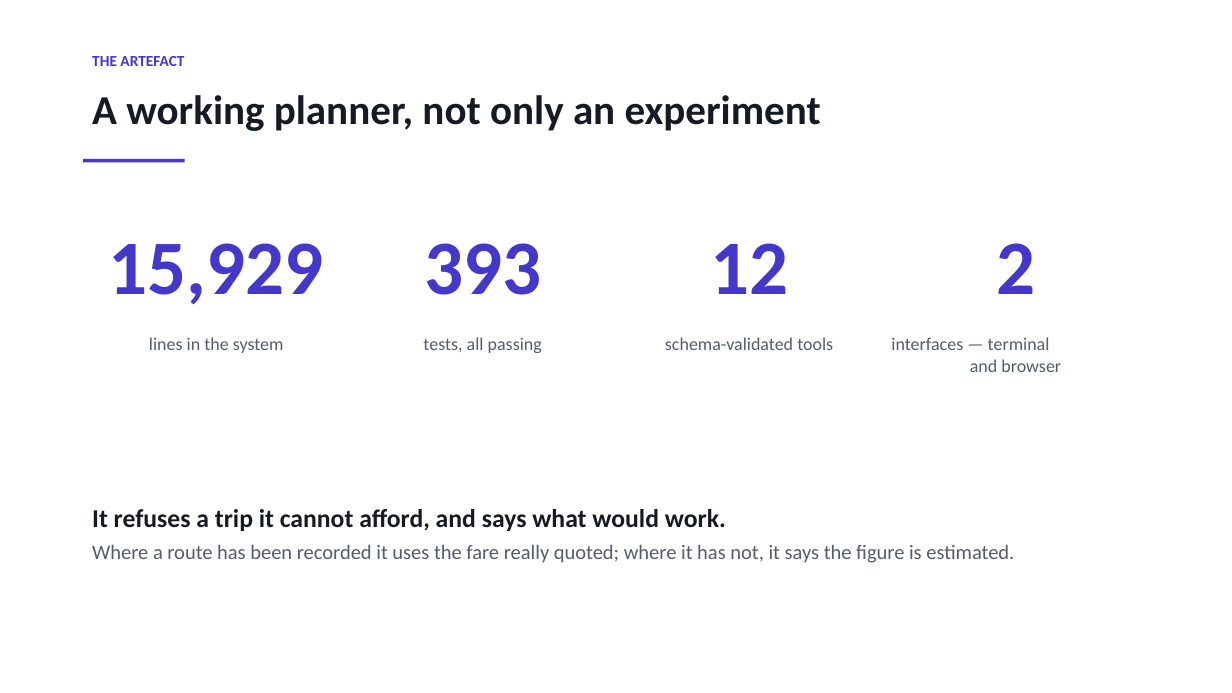
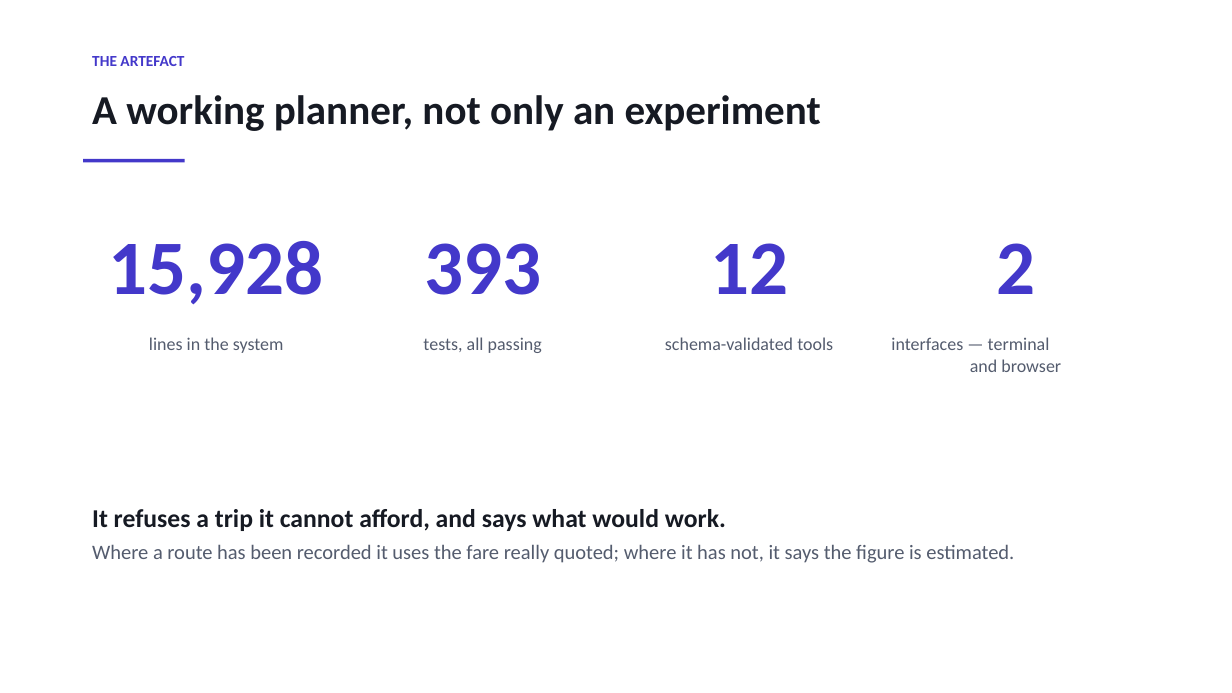
Before and after one commit to sherali143/Trip-Planner, a slide deck: slide 13 of submission/CMP7200_Viva_Presentation.pptx. Drawn at 1232x693 pixels with LibreOffice and Linux fonts; fonts in the diff are those of the drawing. Boxes give left, top, right and bottom in pixels: in the first picture for what was removed or moved away, otherwise in the second. Text is boxed around its words. In the diff, an @@ line names an element or a change of style, - is before the commit and + after.

```diff
--- a/submission/CMP7200_Viva_Presentation.pptx
+++ b/submission/CMP7200_Viva_Presentation.pptx
@@ text at [109, 241, 324, 304]: text changed @@
-15,929
+15,928
```
Also in this commit, not shown: 3 other files.
